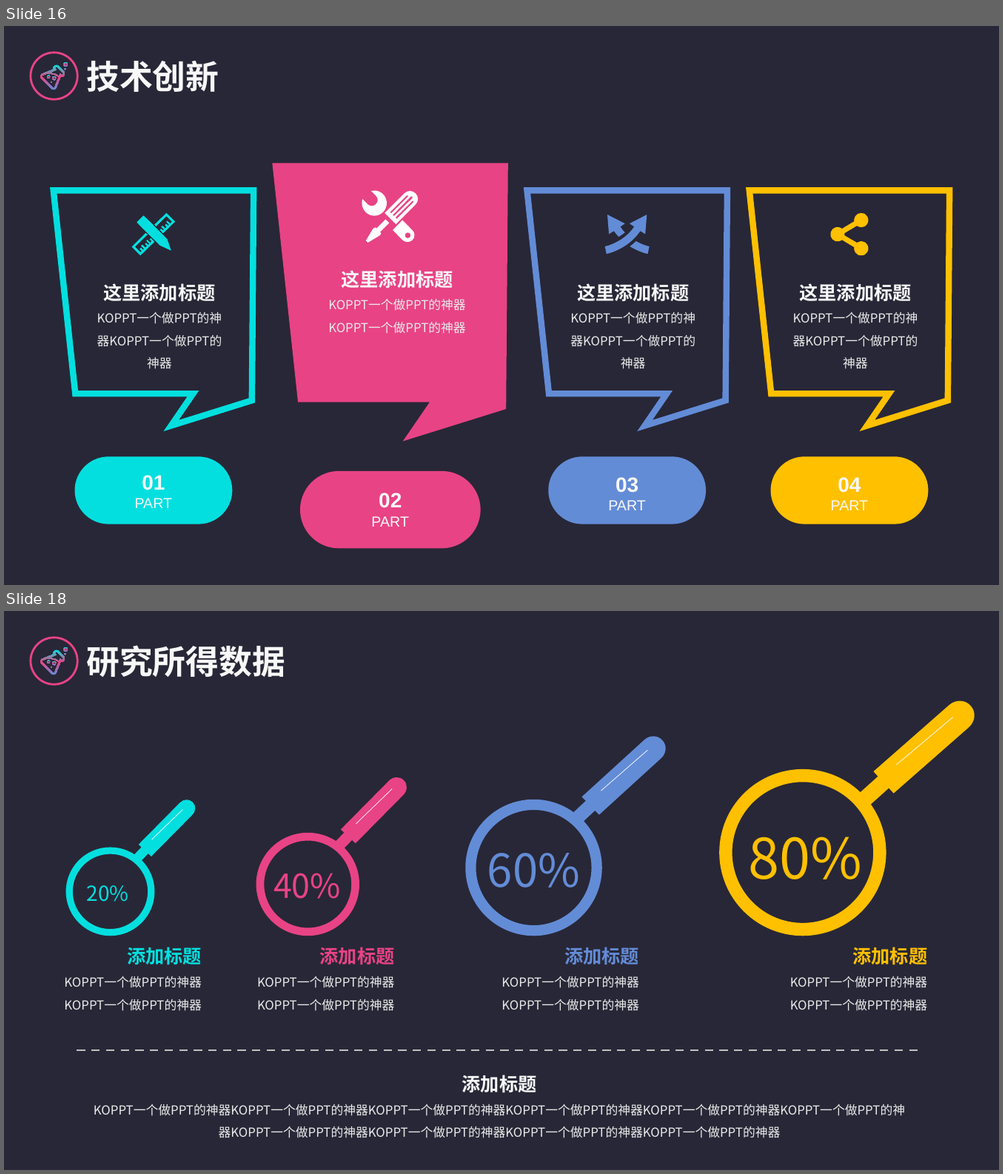
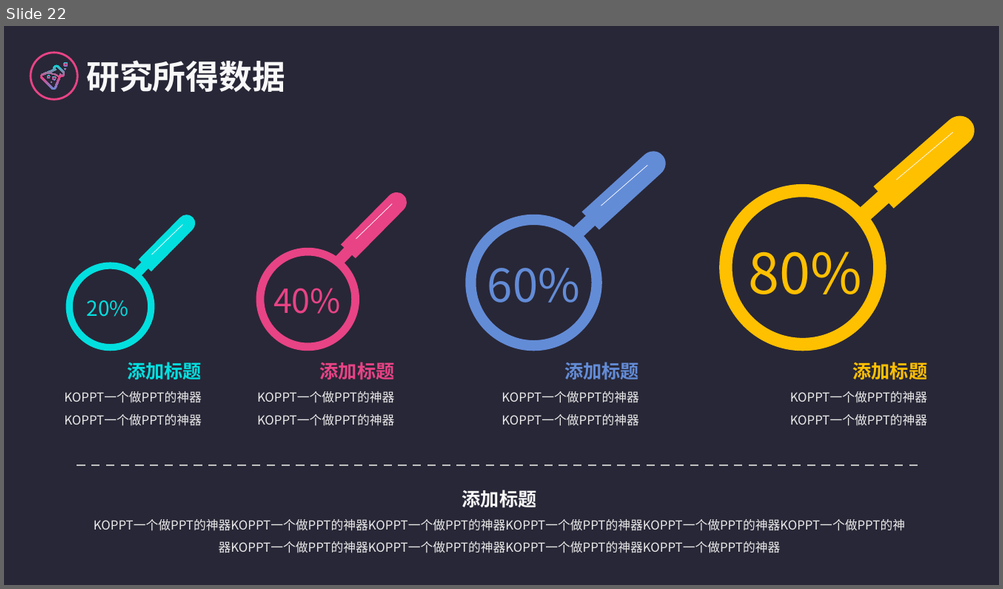
Before and after one commit to logic-basic/Graduation_Project, a slide deck: 答辩演示-党家翮.pptx. Shown one above the other, each under a label of ours: slides 16 and 18 before the commit, slide 22 after it; the slides between them are not shown. The pictures are 1003x1174 and 1003x589 pixels, drawn with LibreOffice and Linux fonts; fonts in the diff are those of the drawing. Boxes give left, top, right and bottom in pixels: in the first picture for what was removed or moved away, otherwise in the second. Text is boxed around its words. In the diff, an @@ line names an element or a change of style, - is before the commit and + after.

```diff
--- a/答辩演示-党家翮.pptx
+++ b/答辩演示-党家翮.pptx
@@ slide 16 removed at [4,26,999,585], background #FFFFFF; not listed: 8 template elements that a slide beside it also shows @@
@@ text removed at [86,61,219,92] @@
-技术创新
@@ group removed at [54,167,949,549]: 18 freeform shapes, 4 rounded rectangles, 4 texts @@
-02
-PART
-这里添加标题
-KOPPT一个做PPT的神器KOPPT一个做PPT的神器
-03
-PART
-这里添加标题
-KOPPT一个做PPT的神器KOPPT一个做PPT的神器
-01
-PART
-这里添加标题
-KOPPT一个做PPT的神器KOPPT一个做PPT的神器
-04
-PART
-这里添加标题
-KOPPT一个做PPT的神器KOPPT一个做PPT的神器
@@ what was slide 18 is now slide 22 @@
```
Also in this commit, not shown: 4 slides changed, 14 slides added, 10 other slides removed.
